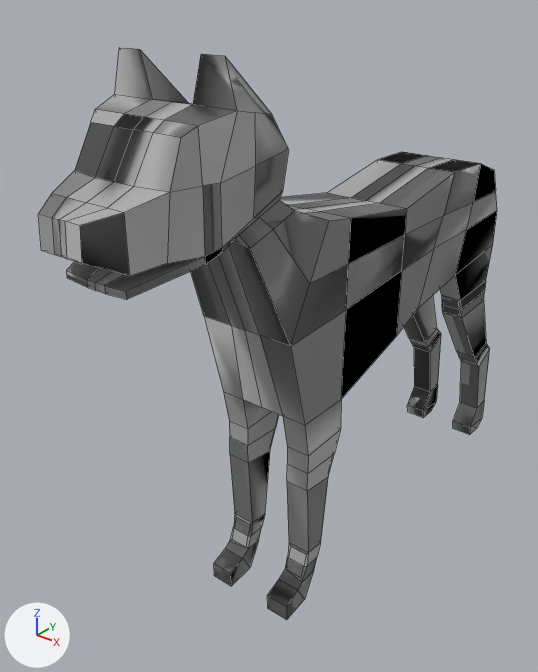
The FBX model Assets/3D MODELS/Perro/FBX/Perro.fbx as it was, and as the next commit left it.
One viewpoint serves both versions: a 50 mm camera at (4.66, -8.01, 7.14) aimed at (-0.58, -1.47, 3.09). The axes (+X, +Y, +Z) are drawn at lower left. The lights are the same throughout. The picture after the commit comes second. Mesh edges are drawn as thin lines. Where no turn or scale is listed for an object, it has been applied to the vertices.

In view in the first picture: 'Perro_BindSkin2:PerroPan'.
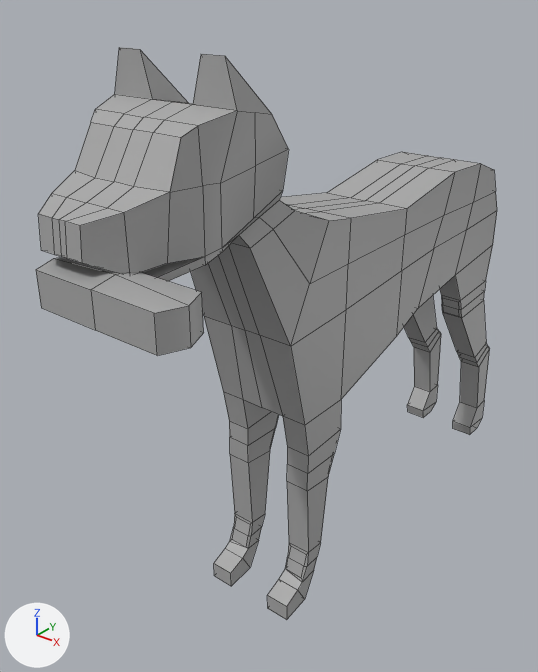
Diff of the bpy script that builds the scene:
```diff
--- a/Assets/3D MODELS/Perro/FBX/Perro.fbx.py
+++ b/Assets/3D MODELS/Perro/FBX/Perro.fbx.py
@@ mat_standardsurface2 @@
+mat_standardsurface2 = principled_material('standardSurface2')
+mat_standardsurface2.base_color = (0.4, 0.4, 0.4)  # grey #aaaaaa
@@ me_mesh @@
 me_mesh.from_pydata(...)  # 444 vertices, 444 faces; spans x -0.72..0.72, y -4.76..3.44, z -0.02..6.58
 # used by ob_perro_bindskin2_perropan; location = (0.0, 0.0, 0.0)
+# me_mesh part 1: edges marked sharp go from 749 to 564
 me_mesh.materials.append(mat_standardsurface1)
@@ me_mesh_1 @@
+me_mesh_1.from_pydata([(0.67, -0.24, -0.19), (0.67, 0.24, -0.19), (0.67, -0.24, 0.14), (0.67, 0.24, 0.14), (-0.67, -0.24, 0.14), (-0.67, 0.24, 0.14), (-0.67, -0.24, -0.19), (-0.67, 0.24, -0.19), (0.0, -0.24, 0.14), (0.0, -0.24, -0.19), (0.0, 0.24, -0.19), (0.0, 0.24, 0.14), (0.77, 0.0, 0.14), (0.0, 0.0, 0.19), (-0.77, 0.0, 0.14), (-0.77, 0.0, -0.19), (0.0, 0.0, -0.19), (0.77, 0.0, -0.19)], [], [(0, 17, 12, 2), (2, 12, 13, 8), (4, 14, 15, 6), (9, 16, 17, 0), (1, 10, 11, 3), (9, 0, 2, 8), (6, 9, 8, 4), (6, 15, 16, 9), (11, 10, 7, 5), (8, 13, 14, 4), (12, 3, 11, 13), (14, 13, 11, 5), (15, 14, 5, 7), (16, 15, 7, 10), (17, 16, 10, 1), (12, 17, 1, 3)])
+me_mesh_1.materials.append(mat_standardsurface2)  # grey #aaaaaa
@@ ob_pan @@
+ob_pan = bpy.data.objects.new('Pan', me_mesh_1)
+ob_pan.location = (0.43, -4.59, 4.9)
```

Changed parts and their boxes (x1, y1, x2, y2) in the pictures (538 x 672 px):
'Pan', added: after (36, 257, 204, 356)
part 1 of me_mesh, shading changed: (38, 47, 497, 620) in both
